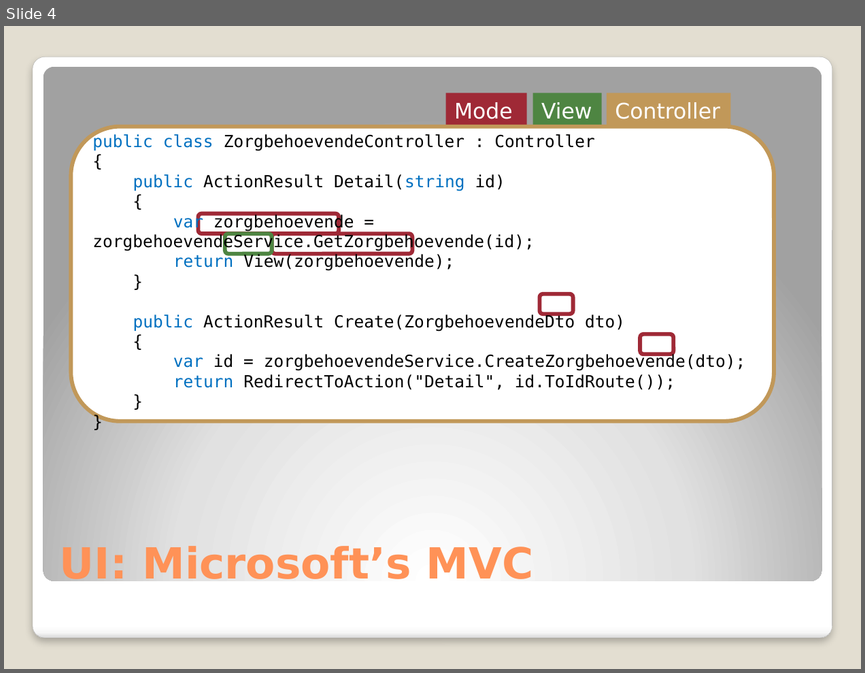
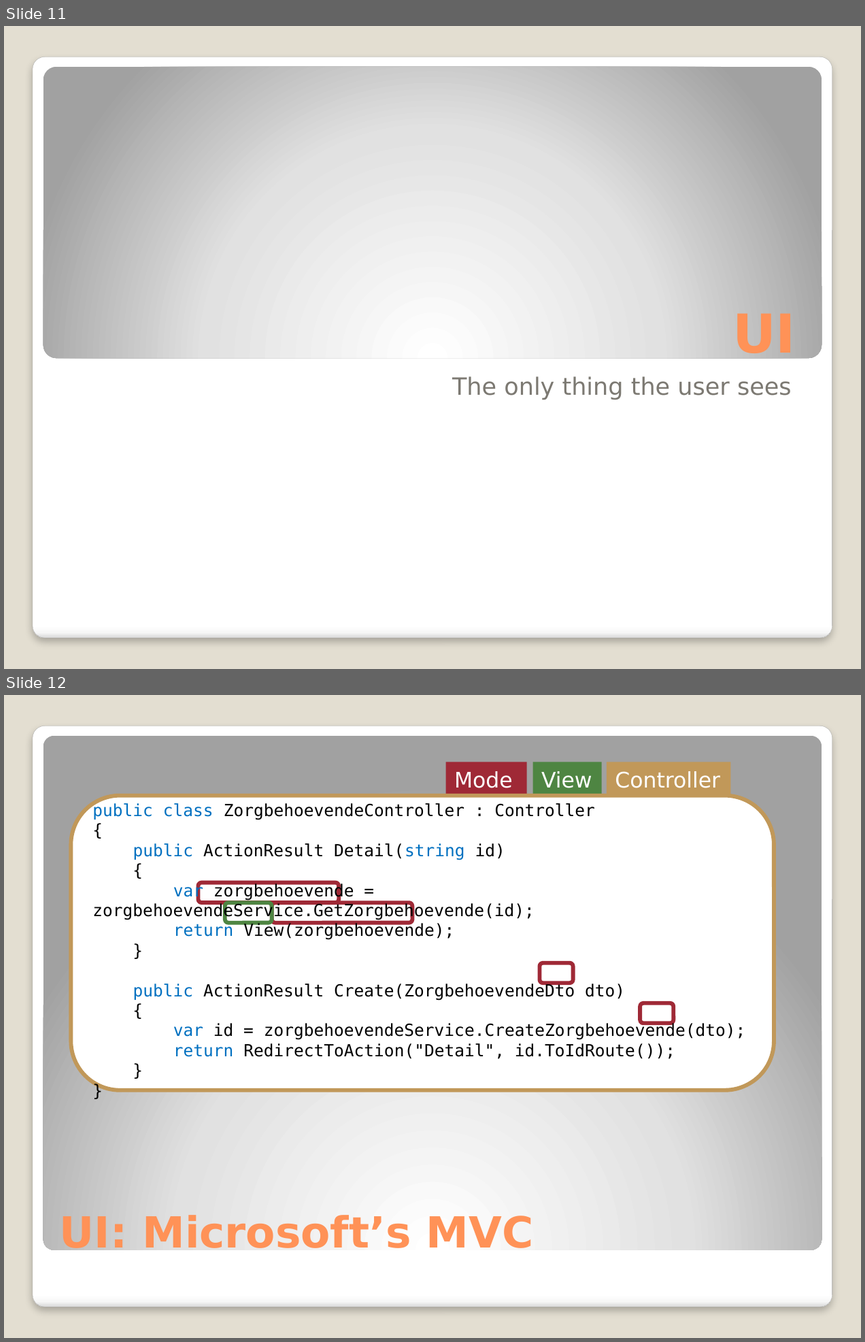
Before and after one commit to michelgrootjans/dkvlessonslearned, a slide deck: slides/Technical Session/Lessons learned.pptx. Shown one above the other, each under a label of ours: slide 4 before the commit, slides 11 and 12 after it. The pictures are 865x673 and 865x1342 pixels, drawn with LibreOffice and Linux fonts; fonts in the diff are those of the drawing. Boxes give left, top, right and bottom in pixels: in the first picture for what was removed or moved away, otherwise in the second. Text is boxed around its words. In the diff, an @@ line names an element or a change of style, - is before the commit and + after.

```diff
--- a/slides/Technical Session/Lessons learned.pptx
+++ b/slides/Technical Session/Lessons learned.pptx
@@ slide 11 added at box(4, 26, 861, 669), background #E3DED1; not listed: 1 template element that a slide beside it also shows @@
@@ rounded rectangle added at box(43, 66, 821, 358), fill gradient #FFFFFF to #E1E1E1 to #A2A2A2 @@
@@ title added at box(732, 313, 796, 364), 45 pt, text #FF9258, bold @@
+UI
@@ subtitle added at box(452, 376, 791, 399), 20 pt, text #7C7A72 @@
+The only thing the user sees
@@ what was slide 4 is now slide 12 @@
```
Also in this commit, not shown: 5 slides changed, 14 other slides added, 1 slide removed, 3 other files.
